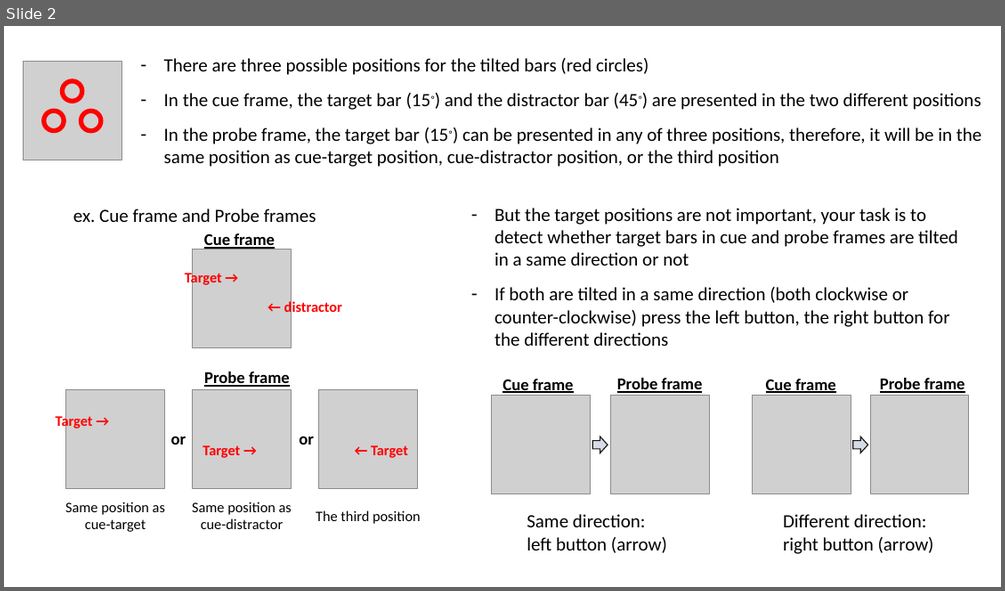
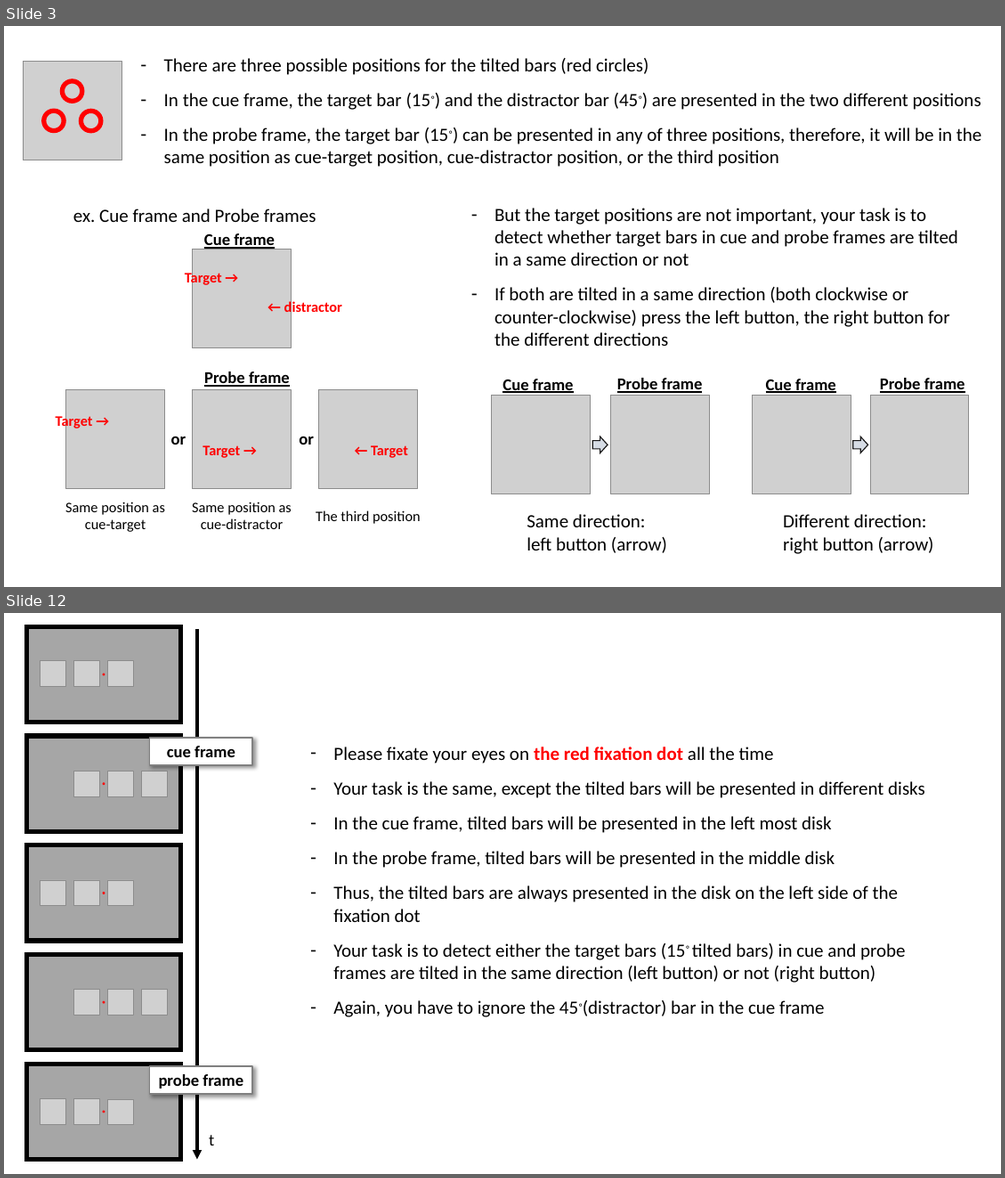
Before and after one commit to Ohyeon5/TPD_priority_map, a slide deck: Instructions/Instruction for observers.pptx. Shown one above the other, each under a label of ours: slide 2 before the commit, slides 3 and 12 after it; the slides between them are not shown. The pictures are 1005x591 and 1005x1178 pixels, drawn with LibreOffice and Linux fonts; fonts in the diff are those of the drawing; grey boxes stand for pictures. Boxes give left, top, right and bottom in pixels: in the first picture for what was removed or moved away, otherwise in the second. Text is boxed around its words. In the diff, an @@ line names an element or a change of style, - is before the commit and + after.

```diff
--- a/Instructions/Instruction for observers.pptx
+++ b/Instructions/Instruction for observers.pptx
@@ slide 12 added at (4,613,1001,1174), background #FFFFFF @@
@@ rectangle added at (27,626,181,722), fill #A6A6A6, outline #000000 4.5 pt @@
@@ arrow added from (197, 629) to (197, 1159), #000000 3 pt @@
@@ picture added at (40,660,65,686) @@
@@ picture added at (74,660,100,686) @@
@@ picture added at (108,660,133,686) @@
@@ ellipse added at (103,673,105,675), fill #FF0000 @@
@@ rectangle added at (27,736,181,831), fill #A6A6A6, outline #000000 4.5 pt @@
@@ rectangle added at (150,738,253,765), fill #FFFFFF, outline #808080 1.5 pt, 16 pt, text #000000, bold @@
+cue frame
@@ picture added at (74,771,100,796) @@
@@ picture added at (108,771,133,796) @@
@@ picture added at (142,771,167,796) @@
@@ text added at (333,747,925,1017), 18 pt, text #000000 @@
+– Please fixate your eyes on the red fixation dot all the time
+– Your task is the same, except the tilted bars will be presented in different disks
+– In the cue frame, tilted bars will be presented in the left most disk
+– In the probe frame, tilted bars will be presented in the middle disk
+– Thus, the tilted bars are always presented in the disk on the left side of the fixation dot
+– Your task is to detect either the target bars (15◦ tilted bars) in cue and probe frames are tilted in the same direction (left button) or not (right button)
+– Again, you have to ignore the 45◦(distractor) bar in the cue frame
@@ ellipse added at (103,783,105,785), fill #FF0000 @@
@@ rectangle added at (27,844,181,941), fill #A6A6A6, outline #000000 4.5 pt @@
@@ picture added at (40,880,65,906) @@
@@ picture added at (74,880,100,906) @@
@@ ellipse added at (103,892,105,894), fill #FF0000 @@
@@ picture added at (108,880,133,906) @@
@@ rectangle added at (27,954,181,1050), fill #A6A6A6, outline #000000 4.5 pt @@
@@ picture added at (74,989,100,1014) @@
@@ ellipse added at (103,1001,105,1004), fill #FF0000 @@
@@ picture added at (108,989,133,1014) @@
@@ picture added at (142,989,167,1014) @@
@@ rectangle added at (27,1064,181,1159), fill #A6A6A6, outline #000000 4.5 pt @@
@@ rectangle added at (150,1066,253,1094), fill #FFFFFF, outline #808080 1.5 pt, 16 pt, text #000000, bold @@
+probe frame
@@ picture added at (40,1098,65,1124) @@
@@ picture added at (74,1098,100,1124) @@
@@ ellipse added at (103,1111,105,1112), fill #FF0000 @@
@@ picture added at (108,1099,133,1125) @@
@@ text added at (209,1135,214,1145), 16 pt, text #000000 @@
+t
@@ what was slide 2 is now slide 3 @@
```
Also in this commit, not shown: 1 slide changed, 11 other slides added, 8 other files.
